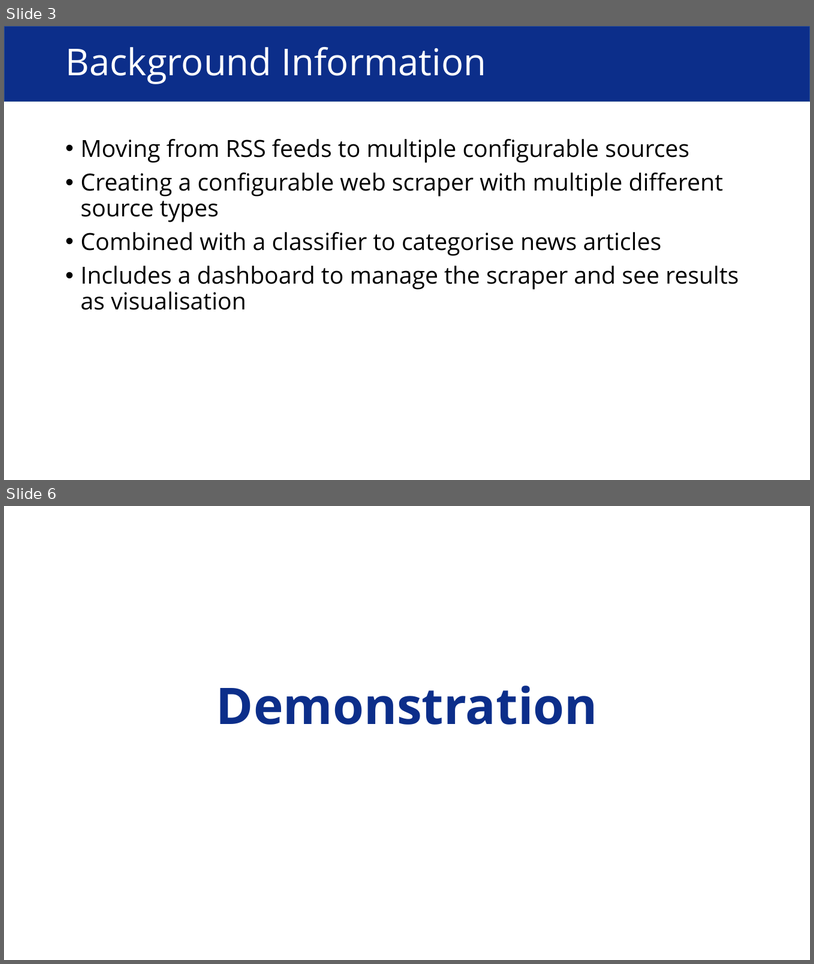
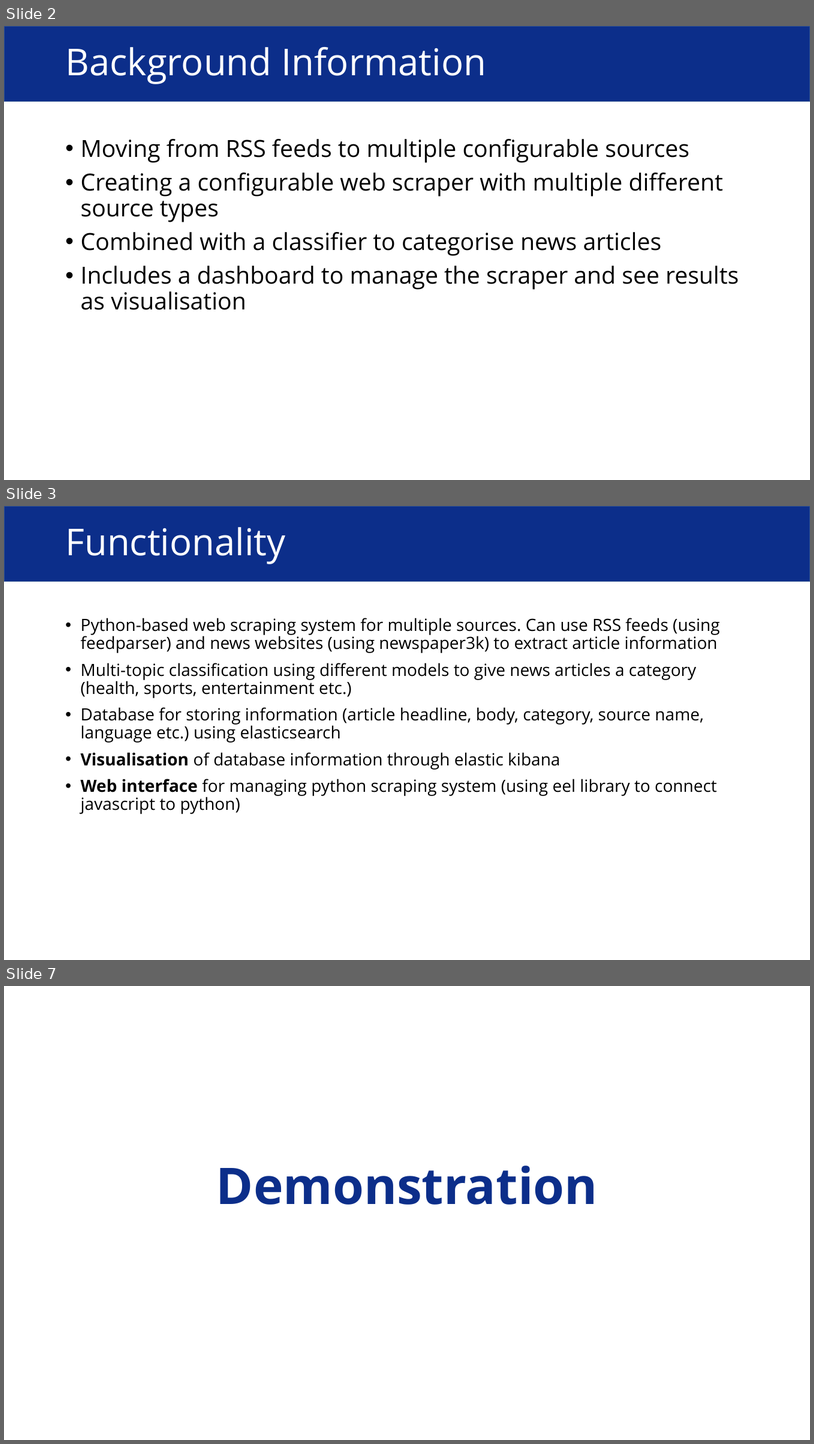
Before and after one commit to Adamanatite/nlp-global-news-monitor, a slide deck: research/Usability Testing Presentation.pptx. Shown one above the other, each under a label of ours: slides 3 and 6 before the commit, slides 2, 3 and 7 after it; the slides between them are not shown. The pictures are 814x964 and 814x1444 pixels, drawn with LibreOffice and Linux fonts; fonts in the diff are those of the drawing. Boxes give left, top, right and bottom in pixels: in the first picture for what was removed or moved away, otherwise in the second. Text is boxed around its words. In the diff, an @@ line names an element or a change of style, - is before the commit and + after.

```diff
--- a/research/Usability Testing Presentation.pptx
+++ b/research/Usability Testing Presentation.pptx
@@ slide 3 added at (4, 506, 810, 960), background #FFFFFF @@
@@ rectangle added at (4, 506, 810, 582), fill #0C2E8A, outline #325491 1 pt @@
@@ title added at (65, 527, 285, 564), 44 pt, text #FFFFFF @@
+Functionality
@@ text added at (81, 618, 720, 814), 20 pt, text #000000 @@
+• Python-based web scraping system for multiple sources. Can use RSS feeds (using feedparser) and news websites (using newspaper3k) to extract article information
+• Multi-topic classification using different models to give news articles a category (health, sports, entertainment etc.)
+• Database for storing information (article headline, body, category, source name, language etc.) using elasticsearch
+• Visualisation of database information through elastic kibana
+• Web interface for managing python scraping system (using eel library to connect javascript to python)
@@ what was slide 3 is now slide 2 @@
@@ what was slide 6 is now slide 7 @@
```
Also in this commit, not shown: 2 slides changed, 7 other slides added, 1 slide removed, 1 other file.
